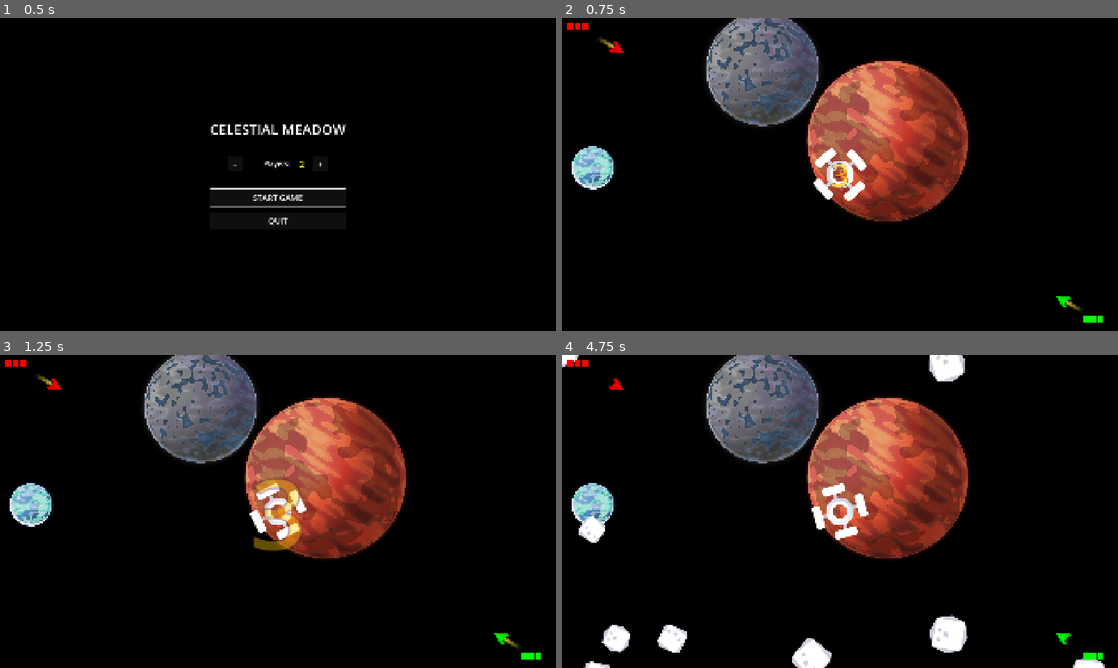
Above: before the commit, frames 1-4 (two rows, left to right).
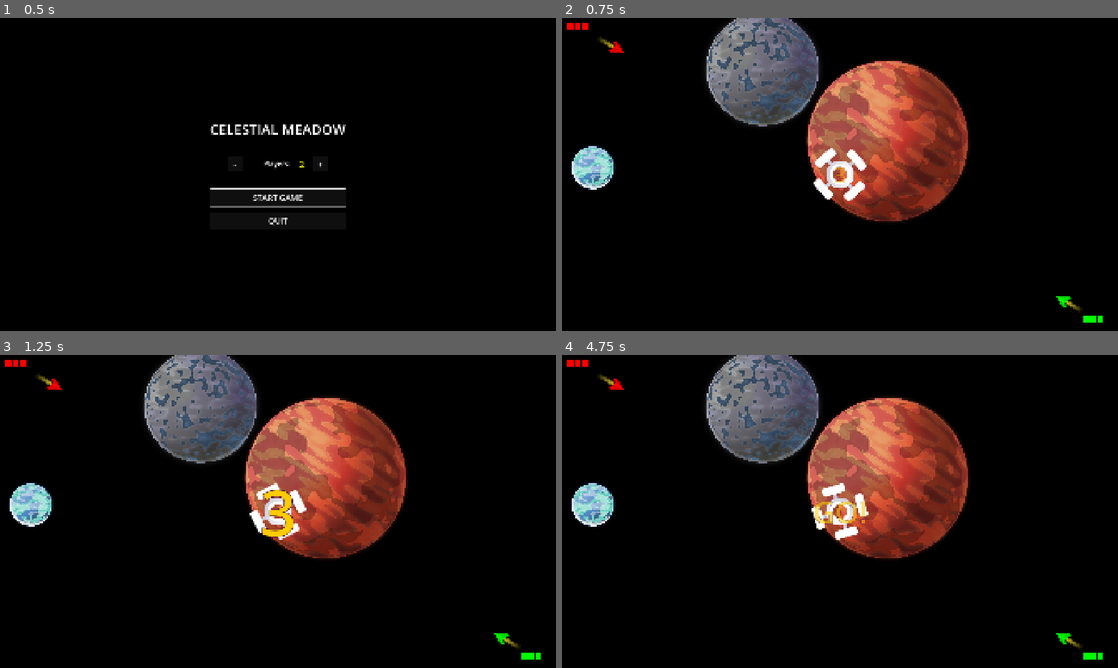
Above: after the commit, the same moments.

Repository: Teeohbee/CelestialMeadow
Game: Godot game, scene res://menu.tscn
Two runs of this game, one before a commit and one after it. Both use one fixed random seed, a clock stepped at 60 frames per second and the inputs below.
Inputs:
- Up to frame 1 (0.5 s): no input
- Up to frame 2 (0.75 s): click "START GAME" at 0.5 s
- Up to frame 3 (1.25 s): no input
- Up to frame 4 (4.75 s): no input

Frame 1 is identical in both runs. In frame 2, 0.1% of the frame differs, in the area x 48-52%, y 46-55%; in frame 3, 1.2%; in frame 4, 3.3%, in the area x 0-98%, y 0-100%.

Commit message:
Slow down countdown animation significantly
Timing changes per number:
- Zoom in: 0.6s -> 1.0s
- Fade in: 0.3s -> 0.5s
- Overshoot: 0.15s -> 0.2s
- Hold time: 0.5s -> 0.8s
- Fade out: 0.3s -> 0.5s

Total time per number: ~1.5s -> ~2.5s
Full countdown duration: ~4.5s -> ~7.5s

Much more dramatic and gives players more time to prepare!

Diff:
--- a/countdown.gd
+++ b/countdown.gd
@@ -31,21 +31,21 @@
 
 	var tween = create_tween()
 	tween.set_parallel(true)
-	# Scale up from small to large (zoom in effect) - slower
-	tween.tween_property(countdown_label, "scale", Vector2(1.2, 1.2), 0.6).set_ease(Tween.EASE_OUT)
-	tween.tween_property(countdown_label, "modulate:a", 1.0, 0.3)
+	# Scale up from small to large (zoom in effect) - much slower
+	tween.tween_property(countdown_label, "scale", Vector2(1.2, 1.2), 1.0).set_ease(Tween.EASE_OUT)
+	tween.tween_property(countdown_label, "modulate:a", 1.0, 0.5)
 
 	# Slight overshoot for impact
-	tween.chain().tween_property(countdown_label, "scale", Vector2(1.0, 1.0), 0.15)
+	tween.chain().tween_property(countdown_label, "scale", Vector2(1.0, 1.0), 0.2)
 
-	# Hold for longer
-	await get_tree().create_timer(0.5).timeout
+	# Hold for much longer
+	await get_tree().create_timer(0.8).timeout
 
 	# Fade out slower
 	var fade_tween = create_tween()
 	fade_tween.set_parallel(true)
-	fade_tween.tween_property(countdown_label, "scale", Vector2(1.5, 1.5), 0.3)
-	fade_tween.tween_property(countdown_label, "modulate:a", 0.0, 0.3)
+	fade_tween.tween_property(countdown_label, "scale", Vector2(1.5, 1.5), 0.5)
+	fade_tween.tween_property(countdown_label, "modulate:a", 0.0, 0.5)
 
 	await fade_tween.finished
 
